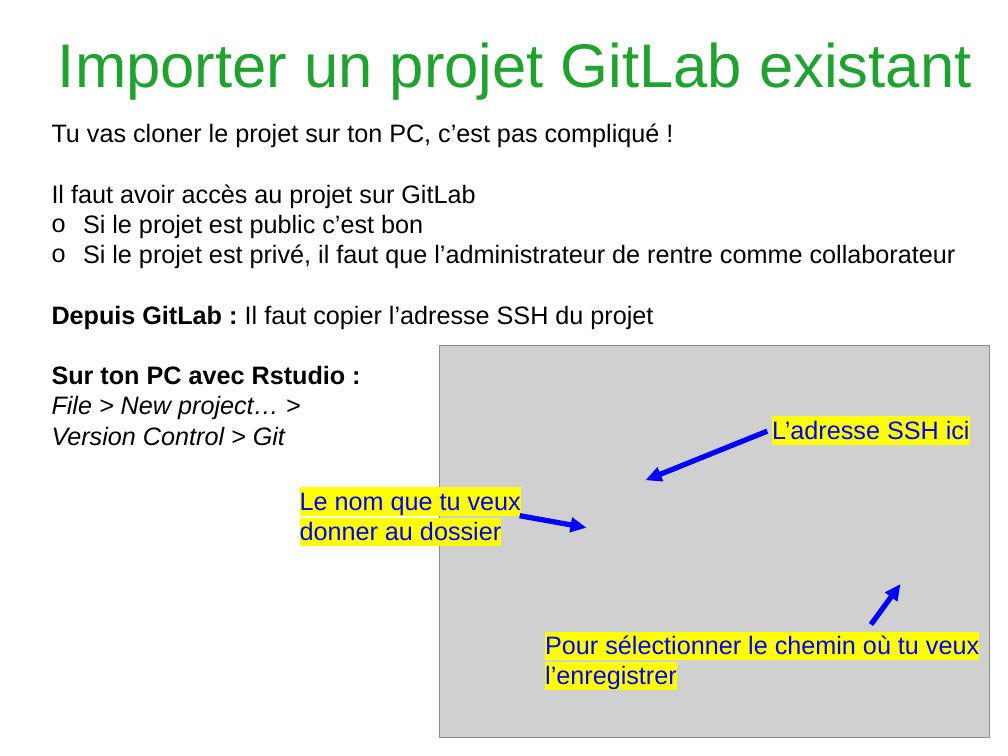
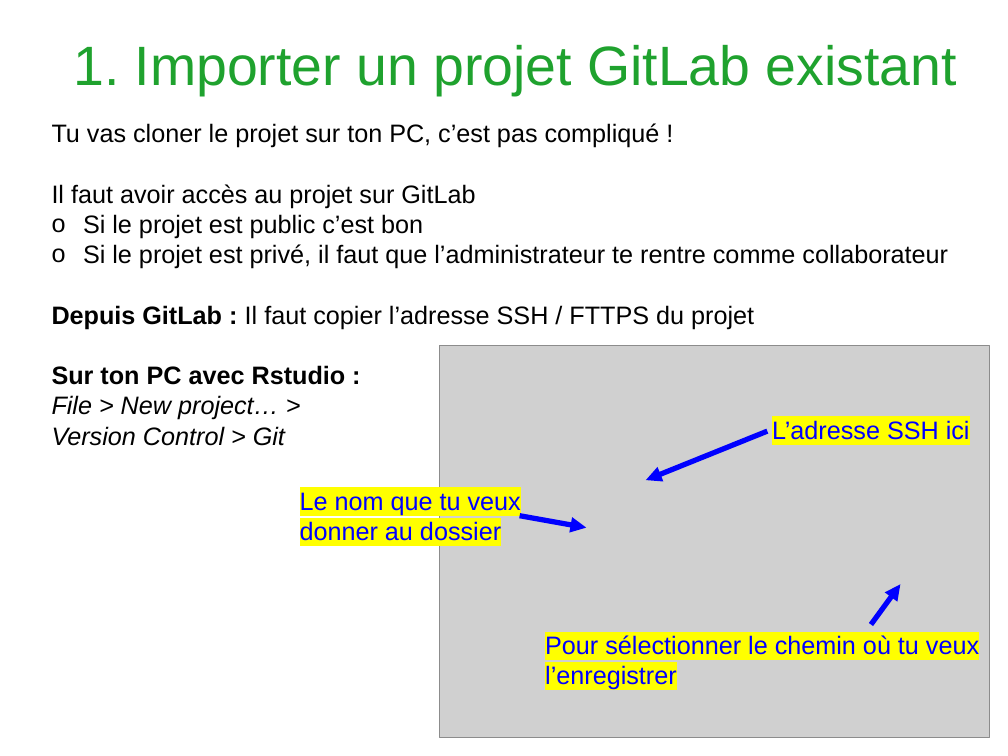
Before and after one commit to Heuclin/Git-sur-Rstudio, a slide deck: slide 10 of Présentation_gitlab_Rstudio.pptx. Drawn at 1008x756 pixels with LibreOffice and Linux fonts; fonts in the diff are those of the drawing; grey boxes stand for pictures; background and template pictures are left out. Boxes give left, top, right and bottom in pixels: in the first picture for what was removed or moved away, otherwise in the second. Text is boxed around its words. In the diff, an @@ line names an element or a change of style, - is before the commit and + after.

```diff
--- a/Présentation_gitlab_Rstudio.pptx
+++ b/Présentation_gitlab_Rstudio.pptx
@@ title at bbox=[73, 45, 957, 95]: text changed; size 44 to 39.6 pt @@
-Importer un projet GitLab existant
+1. Importer un projet GitLab existant
@@ text at bbox=[52, 244, 948, 329]: text changed @@
-o Si le projet est privé, il faut que l’administrateur de rentre comme collaborateur
-Depuis GitLab : Il faut copier l’adresse SSH du projet
+o Si le projet est privé, il faut que l’administrateur te rentre comme collaborateur
+Depuis GitLab : Il faut copier l’adresse SSH / FTTPS du projet
```
Also in this commit, not shown: 13 other slides changed, 1 slide added, 7 other files.
